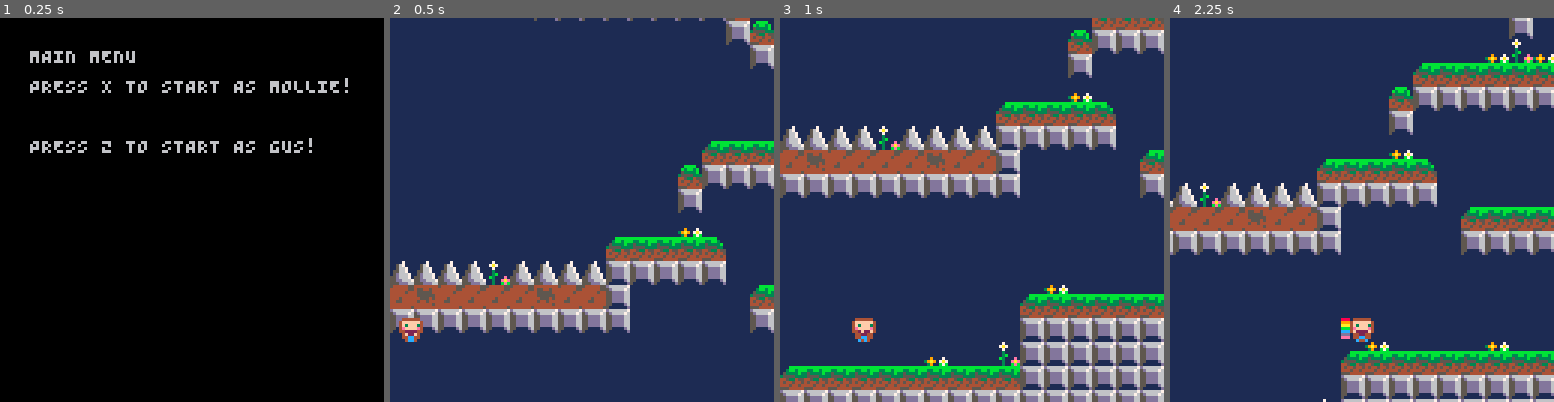
Above: before the commit, frames 1-4 (left to right).
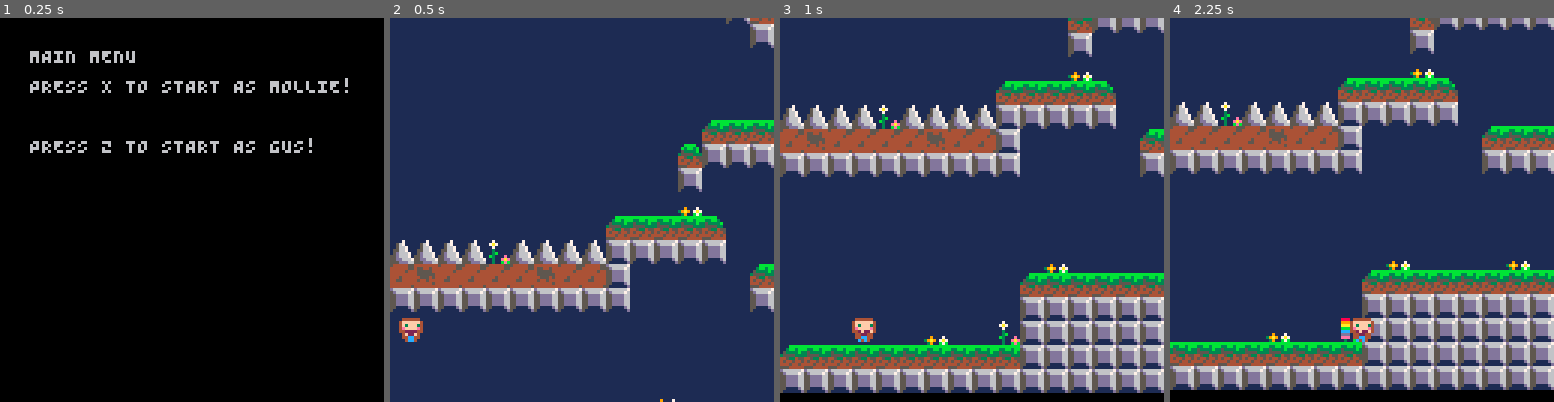
Above: after the commit, the same moments.

Repository: connorryanbaker/kmg
Game: PICO-8 cartridge currentdraft.p8
The game is run twice, just before and just after one commit, with the same random seed, the same clock (stepped at 60 frames per second) and the same inputs.
Inputs:
- Up to frame 1 (0.25 s): no input
- Up to frame 2 (0.5 s): tap X (X key) at 0.33 s
- Up to frame 3 (1 s): tap O (Z key) at 0.7 s
- Up to frame 4 (2.25 s): tap X (X key) at 1.07, 1.85 s; hold Right 1.6-2.1 s; tap O (Z key) at 1.7, 2.1 s

Frame 1 is identical in both runs. In frame 2, 23% of the frame differs, in the area x 0-100%, y 0-100%; in frame 3, 38%; in frame 4, 53%.

Commit message:
left todo for map

Diff:
--- a/currentdraft.p8
+++ b/currentdraft.p8
@@ -16,9 +16,9 @@
   min_cam_y=0
   max_cam_y=388
   max_cam_x=maxx/2
-  MAX_DY=10 -- this is an arbitrary start to avoid getting stuck after long falls
+  MAX_DY=500 -- this is an arbitrary start to avoid getting stuck after long falls
   startx=3
-  starty=433
+  starty=440
   gravity=0.25
   friction=0.80
   player={
@@ -102,6 +102,7 @@
   local map_x = LEVEL*32
   map(map_x, 0)
   if FOUND_SNACK then
+    -- need map of level -> sprite, x, y
     spr(57,0,96)
   end
   if not FOUND_SNACK then
@@ -193,7 +194,9 @@
 
 -- thanks nerdy teachers :D
 function player_update()
-  player.dy+=gravity
+  if player.dy < MAX_DY then
+    player.dy+=gravity
+  end
   player.dx*=friction
 
   if btn(0) then -- left
@@ -291,9 +294,7 @@
   end
 
   player.x+=player.dx
-  if player.dy < MAX_DY then
-    player.y+=player.dy
-  end
+  player.y+=player.dy
 
   if player.y>maxy then reset_player_location() end
 end
@@ -488,7 +489,7 @@
 00000000000000000000000000000000000000000000000000000000000000000000000000000000000000000000000000000000000000000000000000000000
 717171717171717171717171717171717171717171b2b2b2b2b2e2c2e2c2d2b27070707070707070060606060606060606060606060606060606060606060606
 __gff__
-0080800000010203000000000000000080808000000200030303000000000003000080000002060200000000000000038000000000000302000002020300030300000000000000000000000000000000000000000000000000000000000000000600000000000000000000000000000000000000000000000000000000000000
+0080800000010203000000000000000080808000000200030303000000000003000080000002060200000000000000038000000000000302000002020300030310001000000000000000000000000000000000000000000000000000000000000600000000000000000000000000000000000000000000000000000000000000
 0000000000000000000000000000000000000000000000000000000000000000000000000000000000000000000000000000000000000000000000000000000000000000000000000000000000000000000000000000000000000000000000000000000000000000000000000000000000000000000000000000000000000000
 __map__
 2b2b2b2b2b2b2b2b2b2b2b2b2b2b2b2b2b2b2b2b2b2b2b2b2b2b2b2b2b2b2b2b0f0f0f0f0f0f0f0f0f0f0f0f0f0f0f0f0f0f0f0f0f0f0f0f0f0f0f0f0f0f0f4c00000000000000000000000000000000000000000000000000000000000000000000000000000000000000000000000000000000000000000000000000000000
